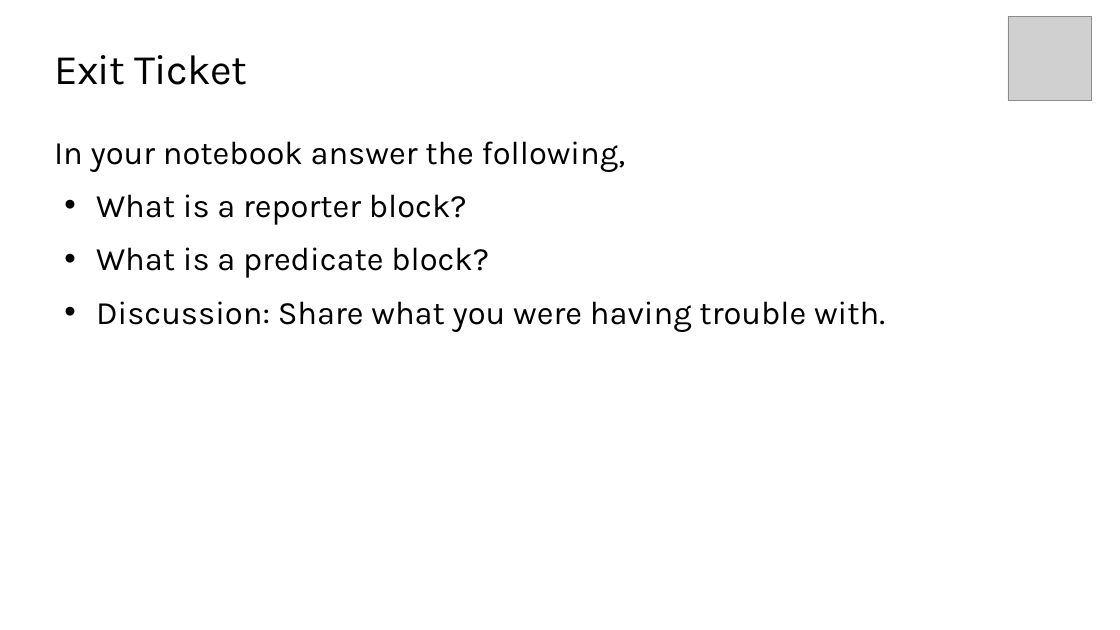
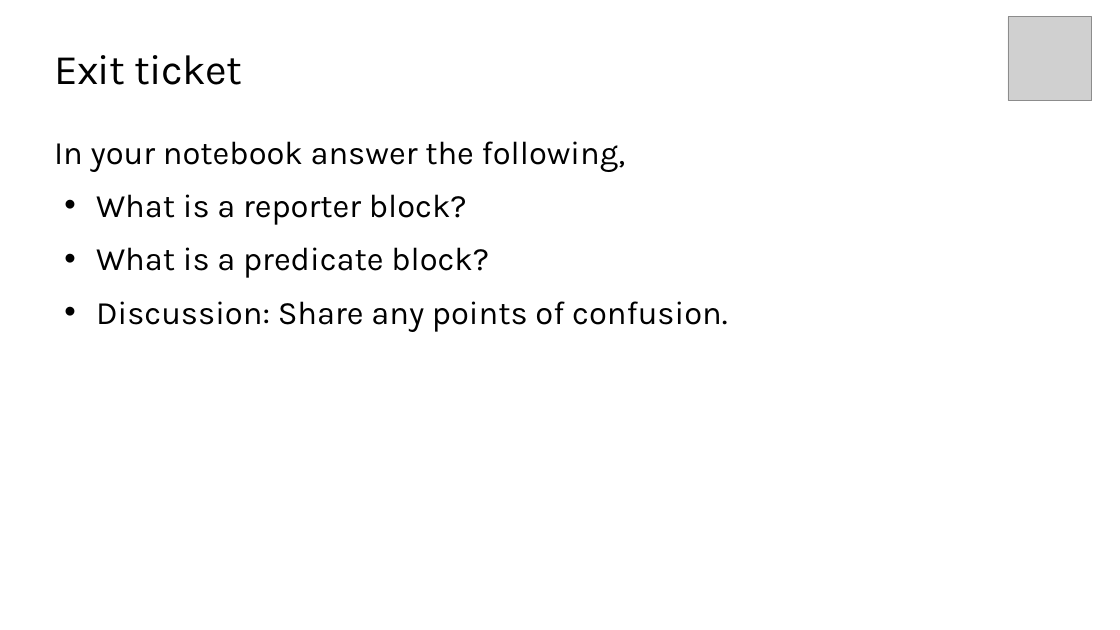
Before and after one commit to TEALSK12/introduction-to-computer-science, a slide deck: slide 11 of docs/slidedecks/TEALS SNAP 3.4.pptx. Drawn at 1120x630 pixels with LibreOffice and Linux fonts; fonts in the diff are those of the drawing; grey boxes stand for pictures; background and template pictures are left out. Boxes give left, top, right and bottom in pixels: in the first picture for what was removed or moved away, otherwise in the second. Text is boxed around its words. In the diff, an @@ line names an element or a change of style, - is before the commit and + after.

```diff
--- a/docs/slidedecks/TEALS SNAP 3.4.pptx
+++ b/docs/slidedecks/TEALS SNAP 3.4.pptx
@@ title at (54, 55, 242, 85): text changed @@
-Exit Ticket
+Exit ticket
@@ text at (96, 301, 727, 332): text changed @@
-• Discussion: Share what you were having trouble with.
+• Discussion: Share any points of confusion.
```
Also in this commit, not shown: 10 other slides changed, 2 other files.
